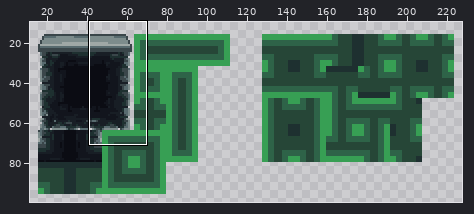
Pixel-art file: Personal_Roberto/ASEPRITE/4. Maps/TileMap/TileMap_Civil.aseprite. Above, an overview of the earlier version with the close-up marked.
Close-up. Before the commit:
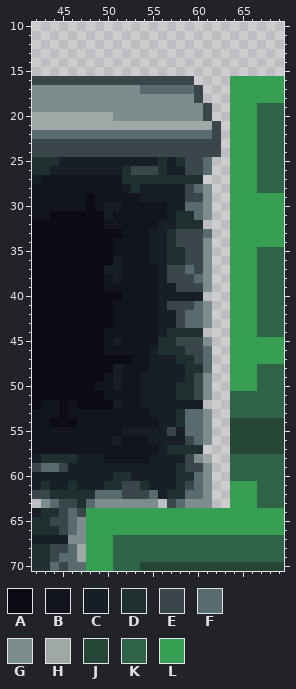
240x112 pixels, 1 frame. Colours within 5 levels of each other are drawn and written as one. Shown: x 42..69, y 10..70. The wide view leaves out empty margins.
Palette (. is transparent): A #0b0c13  B #12151d  C #181e25  D #1e3030  E #3a464a  F #586b6f  G #7d8c8c  H #9fa8a6  J #264637  K #2e6348  L #379f54
Pixels before, first column x 42:
16 EEEEEEEEEEEEEEEEEE....LLLLLL
17 GGGGGGGGGGGGFFFFFFE...LLLLLL
18 GGGGGGGGGGGGGGGGGGE...LLLLLL
19 GGGGGGGGGGGGGGGGGGGE..LLLKKK
20 HHHHHHHHHGGGGGGGGGGE..LLLKKK
21 HHHHHHHHHHHHHHHHHHHHE.LLLKKK
22 FFFFFFFFFFFFFFFFFFFFE.LLLKKK
23 EEEEEEEEEEEEEEEEEEEEE.LLLKKK
24 EEEEEEEEEEEEEEEEEEEEE.LLLKKK
25 DDDCCCCCCCCCCCDCDEEF..LLLKKK
26 DDCCCCCCCCDEEEDCCEEF..LLLKKK
27 CBBBBBBBBBDDDDDDDDD...LLLKKK
28 BBBBBBBBBBCDCCCCCEFG..LLLKKK
29 BBBBBBABBBBBCCCCCEEG..LLLLLL
30 BBBBBBABCCBBBBBCCFFG..LLLLLL
31 BBAAAAAACBBBBBBCDDFG..LLLLLL
32 AAAAAAAABBBBBBCCDDD...LLLLLL
33 AAAAAAAAAABBBCCDEEEF..LLLLLL
34 AAAAAAAAABBBBCCDEEEG..LLLLLL
35 AAAAAAAAABBBBCCDDEEG..LLLKKK
36 AAAAAAAAACBBBCCDDEEG..LLLKKK
37 AAAAAAAACCBBBBCEEFEG..LLLKKK
38 AAAAAAAABCBBBBCEEEFG..LLLKKK
39 AAAAAAAABBBBBBCCEEEG..LLLKKK
40 AAAAAAAAAABBBBCCCCC...LLLKKK
41 AAAAAAAAABBBBBCEEEFG..LLLKKK
42 AAAAAAAAABBBBBCCEFFG..LLLKKK
43 AAAAAAAAABBBBBCCEFFG..LLLKKK
44 AAAAAAAABBBBBBCDDDD...LLLKKK
45 AAAAAAAABCBBBBDDEEEG..LLLLLL
46 AAAAAAAABBBBBCDDDEEF..LLLLLL
47 AAAAAAAAAAABBCCCDDEF..LLLLLL
48 AAAAAAAAACBBBCCCCDDF..LLLKKK
49 AAAAAAAABCBBCCCCCDEG..LLLKKK
50 AAAAAAABBCBBCCCCDDEG..LLLKKK
51 AAAAAAAABBBBCCCCDDEG..KKKKKK
52 ABBABAAAACBBCCCCCCC...KKKKKK
53 BBBABBBBBBBBBCCCDFFG..KKKKKK
54 BBAAABBBBBBBBBCCDFFG..JJJJJJ
55 BBBBBBBBBBCCCCCECFFG..JJJJJJ
56 BBBBBBBBBCBBBCCCCEFG..JJJJJJ
57 BBBBBBBBBBBBBBCDDDD...JJJJJJ
58 CDDDDCCCBBBBBCCCCEGH..KKKKKK
59 EFFECCCCCCCCCCCCDEEG..KKKKKK
60 CCCCCCCCCDDCCCCCDDFG..KKKKKK
61 CDCCDCCCDDEEDCCCDEFG..LLLKKK
62 EEDDDDDFFFEEEFCDDFFG..LLLKKK
63 .GFEEDFGGGGGGG.EFGGG..LLLKKK
64 CDDEFELLLLLLLLLLLLLLLLLLLLLL
65 DDEEFGLLLLLLLLLLLLLLLLLLLLLL
66 DDDEFGLLLLLLLLLLLLLLLLLLLLLL
67 CCCCGGLLLKKKKKKKKKKKKKKKKKKK
68 DDEEFHLLLKKKKKKKKKKKKKKKKKKK
69 DDEFFHLLLKKKKKKKKKKKKKKKKKKK
70 DDFEFFLLLKKKJJJJJJJJJJJJJJJJ
After:
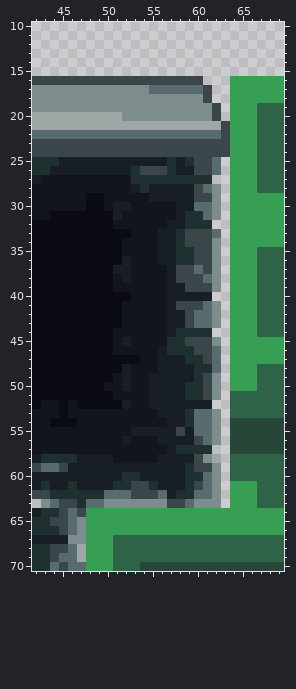
Edits made:
Layer "Outside":
y 16: x 60 . -> E
y 17: x 54 F -> G; x 60..61 E. -> FE
y 18: x 60..61 E. -> GE
y 19: x 61..62 E. -> GE
y 20: x 51 G -> H; x 61..62 E. -> GE
y 21: x 62..63 E. -> HE
y 22: x 62..63 E. -> FE
y 23..24: x 63 . -> E
y 25: x 56..59 DCDE -> CDCD; x 61..62 F. -> EF
y 26: x 52..53 DE -> CD; x 56..57 DC -> ED; x 59 E -> C; x 61..62 F. -> EF
y 27: x 52 D -> B; x 61 . -> D
y 28: x 52..54 CDC -> BCD; x 59..62 EFG. -> CEFG
y 29: x 49 B -> A; x 54 C -> B; x 59 E -> C; x 61..62 G. -> EG
y 30: x 49..50 BC -> AB; x 52 B -> C; x 57 C -> B; x 59 F -> C; x 61..62 G. -> FG
y 31: x 50..51 CB -> AC; x 57..58 CD -> BC; x 60..62 FG. -> DFG
y 32: x 50 B -> A; x 56 C -> B; x 58 D -> C; x 61 . -> D
y 33: x 52 B -> A; x 55 C -> B; x 57..58 DE -> CD; x 61..62 F. -> EF
y 34: x 51 B -> A; x 55 C -> B; x 57..58 DE -> CD; x 61..62 G. -> EG
y 35: x 51 B -> A; x 55 C -> B; x 57 D -> C; x 59 E -> D; x 61..62 G. -> EG
y 36: x 51..52 CB -> AC; x 55 C -> B; x 57 D -> C; x 59 E -> D; x 61..62 G. -> EG
y 37: x 50 C -> A; x 52 B -> C; x 56..57 CE -> BC; x 59..62 FEG. -> EFEG
y 38: x 50..52 BCB -> ABC; x 56..57 CE -> BC; x 60..62 FG. -> EFG
y 39: x 50 B -> A; x 56 C -> B; x 58 E -> C; x 61..62 G. -> EG
y 40: x 52 B -> A; x 56 C -> B; x 61 . -> C
y 41: x 51 B -> A; x 56..57 CE -> BC; x 60..62 FG. -> EFG
y 42..43: x 51 B -> A; x 56 C -> B; x 58..59 EF -> CE; x 61..62 G. -> FG
y 44: x 50 B -> A; x 56..57 CD -> BC; x 61 . -> D
y 45: x 50..52 BCB -> ABC; x 56 D -> B; x 58 E -> D; x 61..62 G. -> EG
y 46: x 50 B -> A; x 55..56 CD -> BC; x 59 E -> D; x 61..62 F. -> EF
y 47: x 53 B -> A; x 55 C -> B; x 58 D -> C; x 60..62 EF. -> DEF
y 48: x 51..52 CB -> AC; x 55 C -> B; x 59 D -> C; x 61..62 F. -> DF
y 49: x 50..52 BCB -> ABC; x 54 C -> B; x 59..62 DEG. -> CDEG
y 50: x 49 B -> A; x 51..52 CB -> BC; x 54 C -> B; x 58 D -> C; x 60..62 EG. -> DEG
y 51: x 50 B -> A; x 54 C -> B; x 58 D -> C; x 60..62 EG. -> DEG
y 52: x 51..52 CB -> AC; x 54 C -> B; x 61 . -> C
y 53: x 55 C -> B; x 58..59 DF -> CD; x 61..62 G. -> FG
y 54: x 56 C -> B; x 58..59 DF -> CD; x 61..62 G. -> FG
y 55: x 52 C -> B; x 57..59 ECF -> CEC; x 61..62 G. -> FG
y 56: x 51..52 CB -> BC; x 55 C -> B; x 59..62 EFG. -> CEFG
y 57: x 56..57 CD -> BC; x 61 . -> D
y 58: x 50 B -> C; x 55 C -> B; x 59..62 EGH. -> CEGH
y 59: x 58..59 DE -> CD; x 61..62 G. -> EG
y 60: x 51 D -> C; x 53 C -> D; x 58 D -> C; x 60..62 FG. -> DFG
y 61: x 50 D -> C; x 52 E -> D; x 54..55 DC -> ED; x 58..62 DEFG. -> CDEFG
y 62: x 49 F -> D; x 52 E -> F; x 55..57 FCD -> EFC; x 59 F -> D; x 61..62 G. -> FG
y 63: x 49 G -> F; x 56 . -> G; x 58..59 FG -> EF; x 62 . -> G
